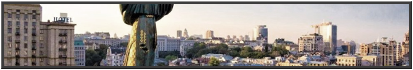
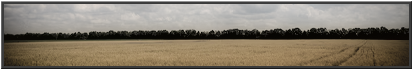
Comparing the layer stacks of the two 413×70 images. Changes:
added layer "Шар 3" above "Шар 2" over left=4, top=4, right=409, bottom=66
hid "Шар 2" over left=4, top=4, right=409, bottom=66
